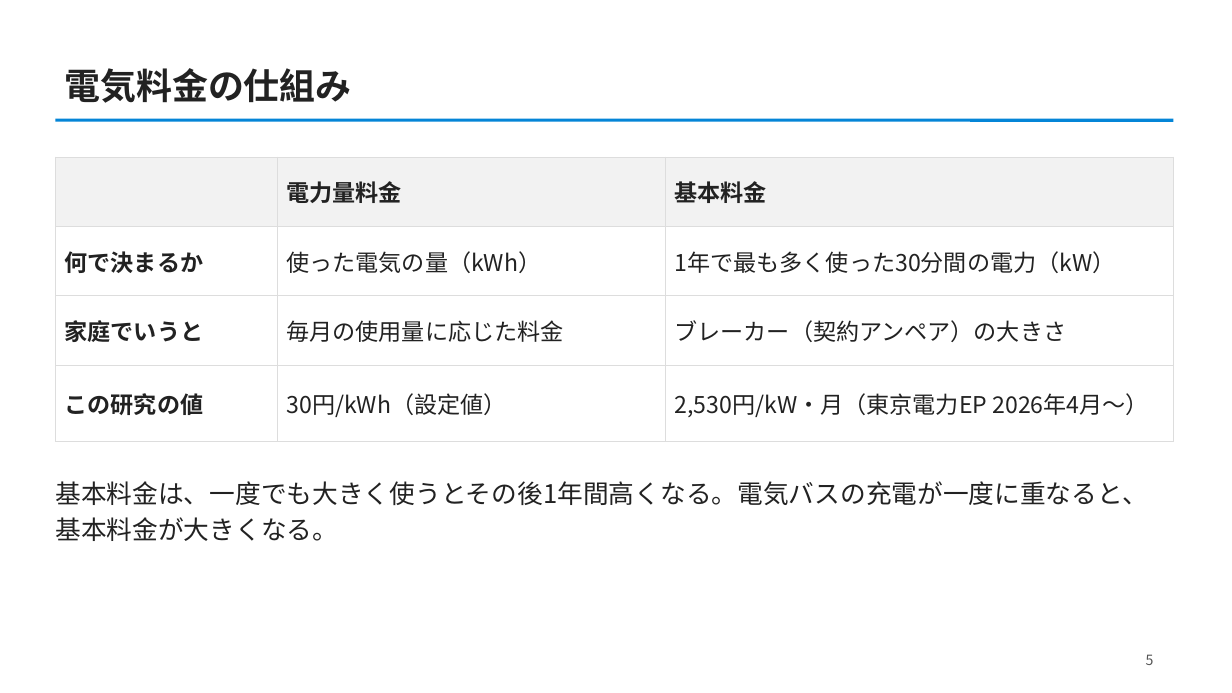
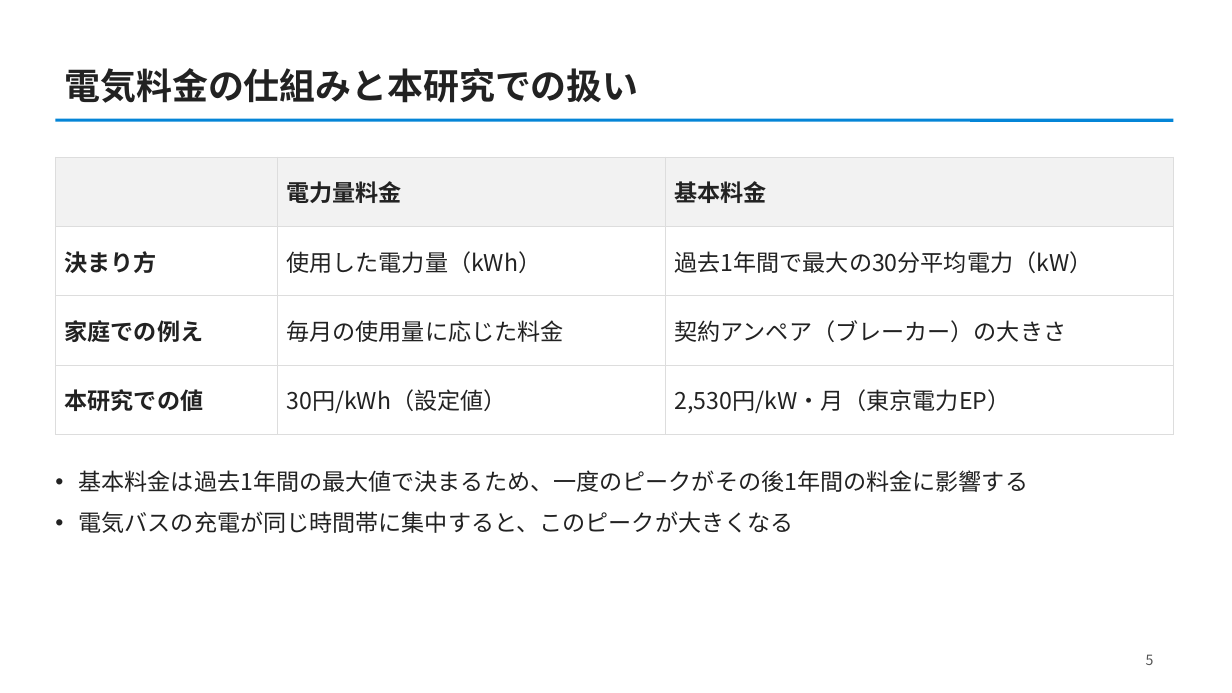
Before and after one commit to CYLIU2003/master-course, a slide deck: slide 5 of outcome/2026-10-22_lab_progress/lab_progress_20261022.pptx. Drawn at 1232x693 pixels with LibreOffice and Linux fonts; fonts in the diff are those of the drawing. Boxes give left, top, right and bottom in pixels: in the first picture for what was removed or moved away, otherwise in the second. Text is boxed around its words. In the diff, an @@ line names an element or a change of style, - is before the commit and + after.

```diff
--- a/outcome/2026-10-22_lab_progress/lab_progress_20261022.pptx
+++ b/outcome/2026-10-22_lab_progress/lab_progress_20261022.pptx
@@ title at (65, 68, 639, 103): text changed @@
-電気料金の仕組み
+電気料金の仕組みと本研究での扱い
@@ table at (55, 157, 1174, 417) @@
-row 2: 何で決まるか | 使った電気の量（kWh） | 1年で最も多く使った30分間の電力（kW）
+row 2: 決まり方 | 使用した電力量（kWh） | 過去1年間で最大の30分平均電力（kW）
-row 3, column 1: 家庭でいうと
+row 3, column 1: 家庭での例え
-row 3, column 3: ブレーカー（契約アンペア）の大きさ
+row 3, column 3: 契約アンペア（ブレーカー）の大きさ
-row 4, column 1: この研究の値
+row 4, column 1: 本研究での値
-row 4, column 3: 2,530円/kW・月（東京電力EP 2026年4月〜）
+row 4, column 3: 2,530円/kW・月（東京電力EP）
@@ text at (79, 470, 1029, 533): text changed; size 20 to 18 pt @@
-基本料金は、一度でも大きく使うとその後1年間高くなる。電気バスの充電が一度に重なると、基本料金が大きくなる。
+• 基本料金は過去1年間の最大値で決まるため、一度のピークがその後1年間の料金に影響する
+• 電気バスの充電が同じ時間帯に集中すると、このピークが大きくなる
```
Also in this commit, not shown: 8 other slides changed, 2 slides added, 1 slide removed, 1 other file.
